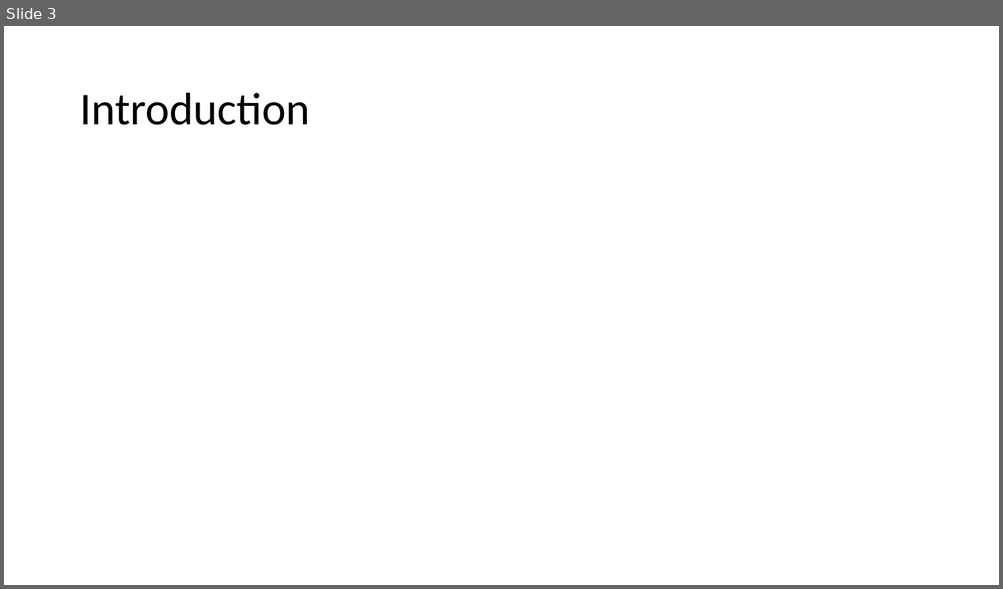
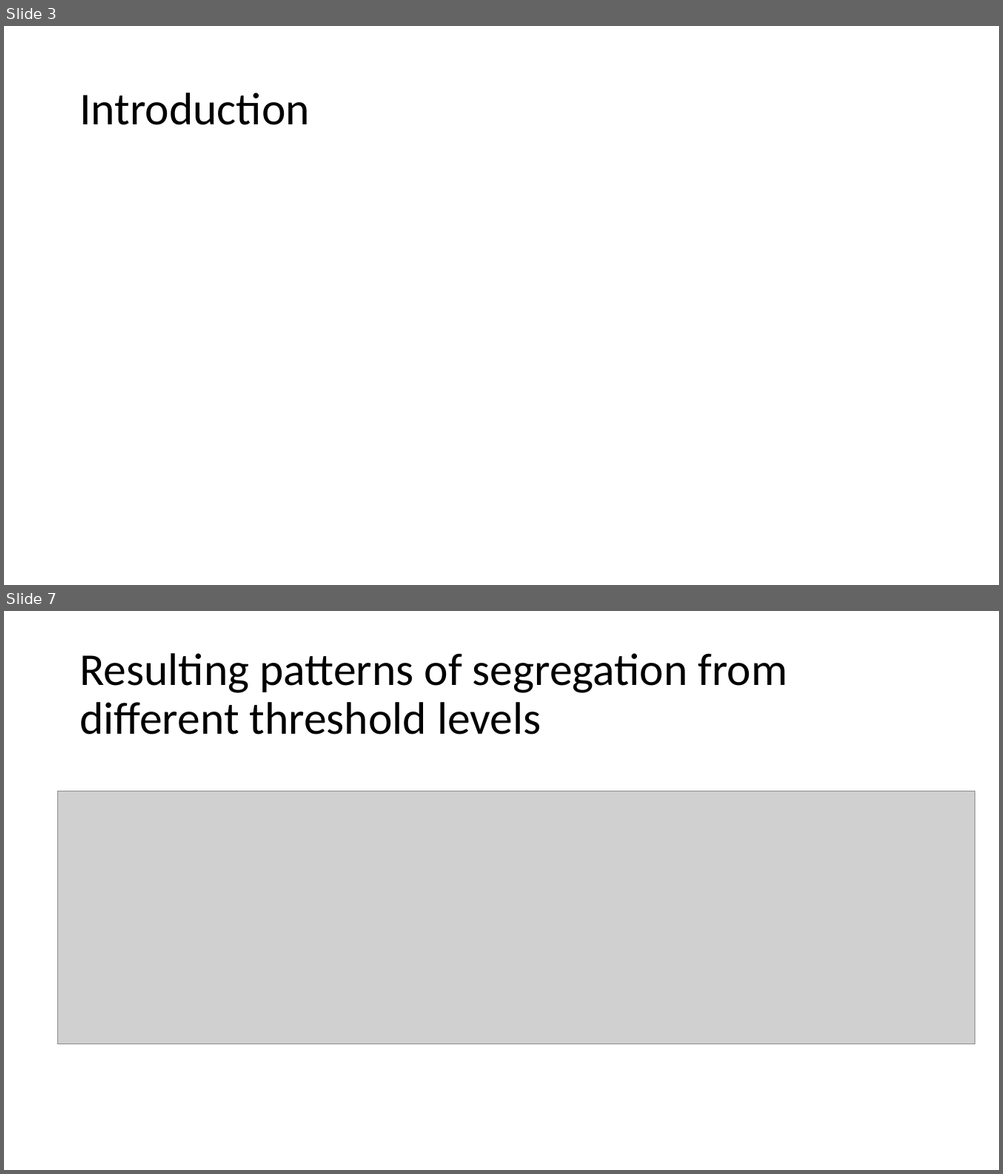
Before and after one commit to abmgis/abmgis, a slide deck: Chapter07-ModellingHumanBehaviour/Chapter7.pptx. Shown one above the other, each under a label of ours: slide 3 before the commit, slides 3 and 7 after it; the slides between them are not shown. The pictures are 1003x589 and 1003x1174 pixels, drawn with LibreOffice and Linux fonts; fonts in the diff are those of the drawing; grey boxes stand for pictures. Boxes give left, top, right and bottom in pixels: in the first picture for what was removed or moved away, otherwise in the second. Text is boxed around its words. In the diff, an @@ line names an element or a change of style, - is before the commit and + after.

```diff
--- a/Chapter07-ModellingHumanBehaviour/Chapter7.pptx
+++ b/Chapter07-ModellingHumanBehaviour/Chapter7.pptx
@@ slide 7 added at (x1=4, y1=611, x2=999, y2=1170), background #FFFFFF @@
@@ title added at (x1=79, y1=653, x2=788, y2=735), 44 pt, text #000000 @@
+Resulting patterns of segregation from different threshold levels
@@ picture added at (x1=58, y1=792, x2=975, y2=1045) @@
```
Also in this commit, not shown: 7 other slides added, 1 other file.
